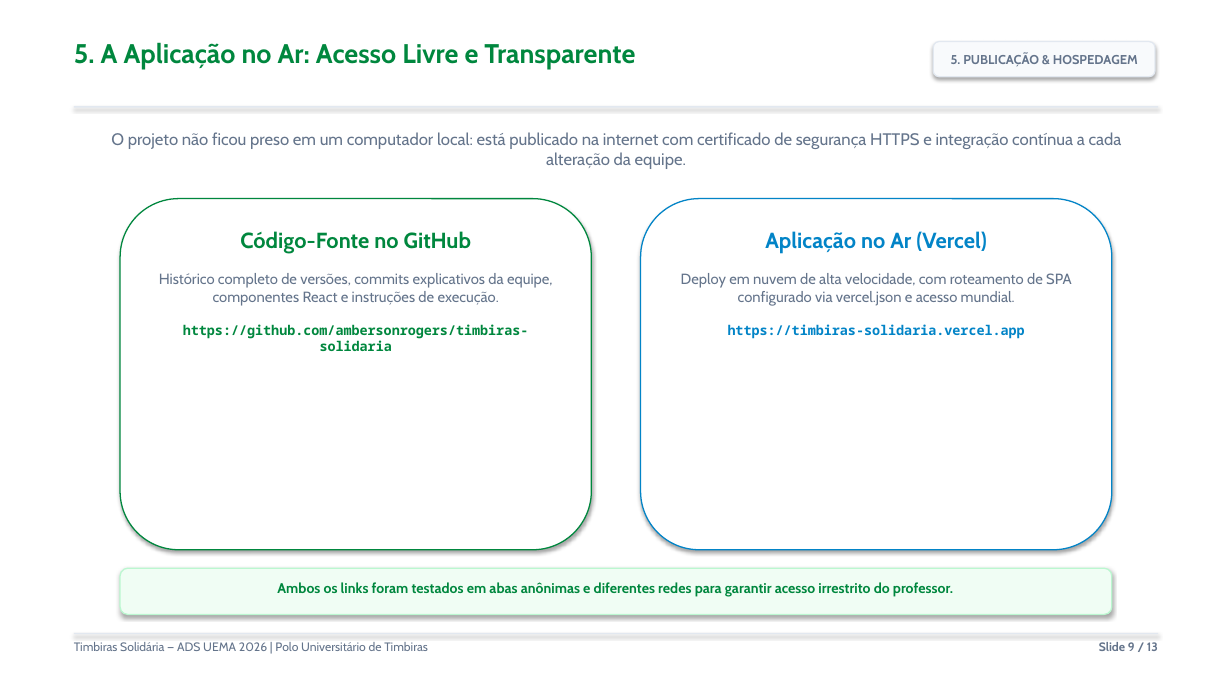
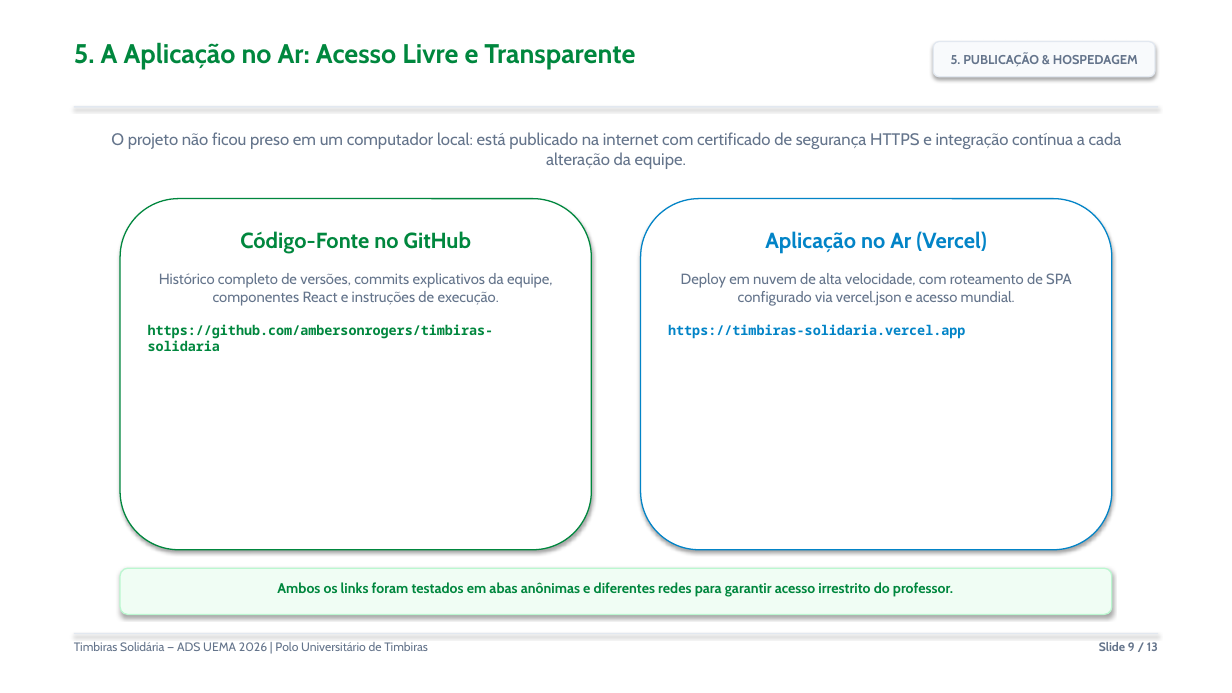
Before and after one commit to ambersonrogers/timbiras-solidaria, a slide deck: slide 9 of public/Relatorio_Atividade_2_Slides.pptx. Drawn at 1232x693 pixels with LibreOffice and Linux fonts; fonts in the diff are those of the drawing. Boxes give left, top, right and bottom in pixels: in the first picture for what was removed or moved away, otherwise in the second. Text is boxed around its words. In the diff, an @@ line names an element or a change of style, - is before the commit and + after.

```diff
--- a/public/Relatorio_Atividade_2_Slides.pptx
+++ b/public/Relatorio_Atividade_2_Slides.pptx
@@ text at [148, 324, 494, 351]: alignment centre to left @@
@@ text at [668, 324, 965, 339]: alignment centre to left @@
```
Also in this commit, not shown: 12 other slides changed, 1 other file.
